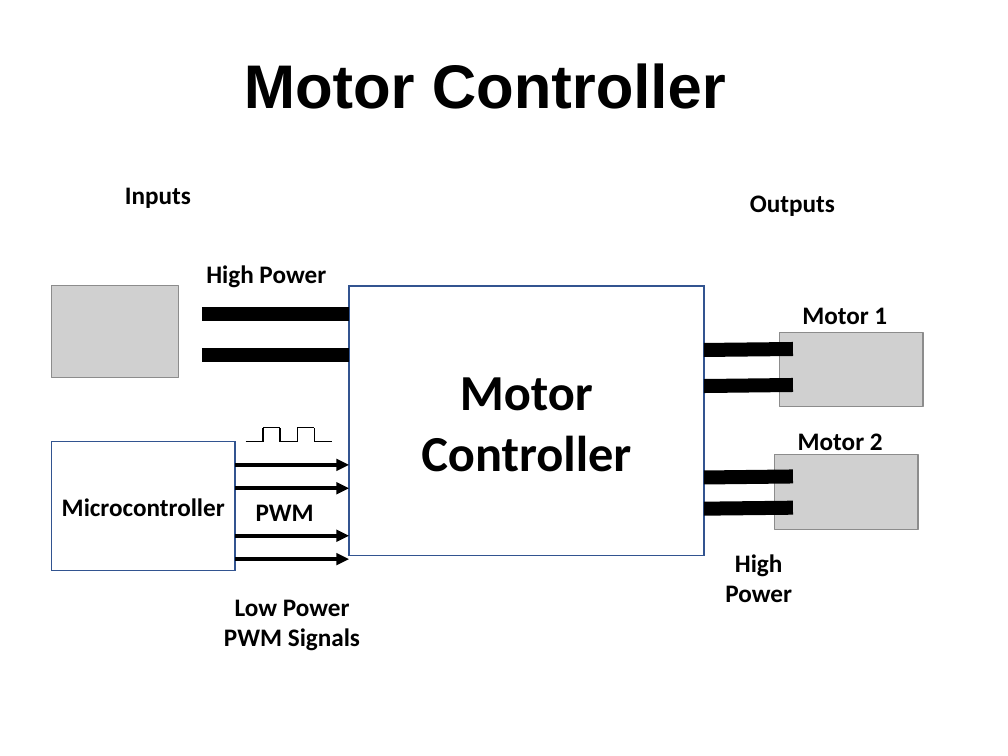
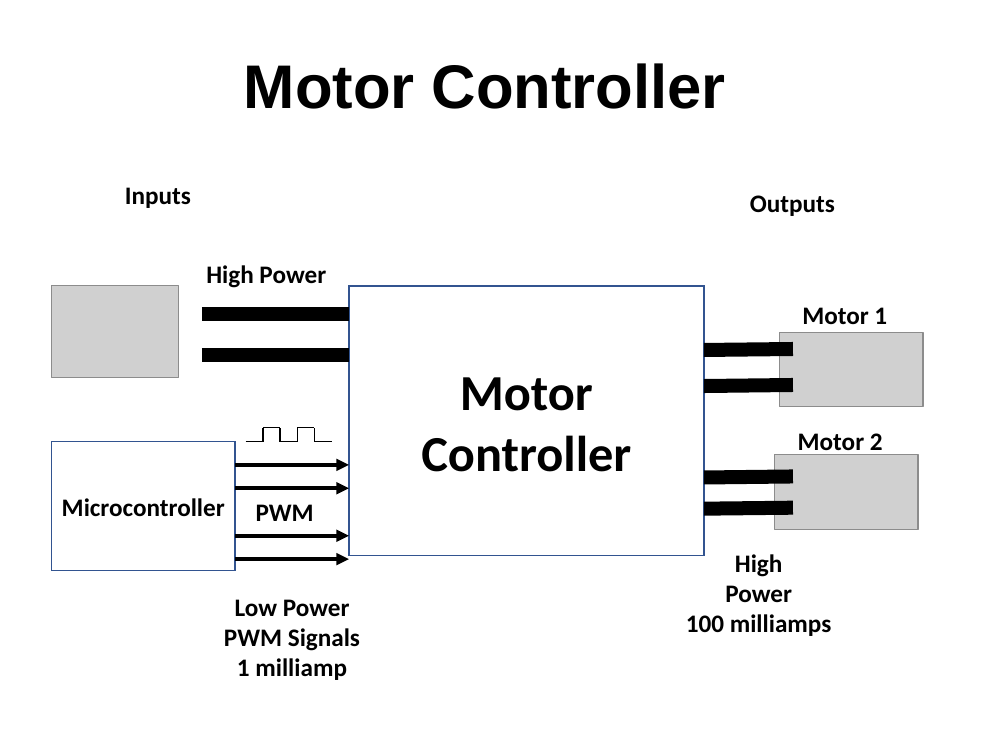
Before and after one commit to CoderDojoTC/micropython, a slide deck: slide 4 of presentations/Robot-Certificate-FIgures-v2.pptx. Drawn at 1008x756 pixels with LibreOffice and Linux fonts; fonts in the diff are those of the drawing; grey boxes stand for pictures. Boxes give left, top, right and bottom in pixels: in the first picture for what was removed or moved away, otherwise in the second. Text is boxed around its words. In the diff, an @@ line names an element or a change of style, - is before the commit and + after.

Commit message:
Updated presentations

```diff
--- a/presentations/Robot-Certificate-FIgures-v2.pptx
+++ b/presentations/Robot-Certificate-FIgures-v2.pptx
@@ text "High": place and size @@
-text "High" at bbox=[725, 554, 792, 602]
+text "High" at bbox=[686, 554, 832, 636]
@@ text at bbox=[686, 614, 832, 636]: paragraph added @@
+100 milliamps
@@ text at bbox=[237, 658, 347, 680]: paragraph added @@
+1 milliamp
```
Also in this commit, not shown: 1 other slide changed, 8 slides added, 2 other files.
